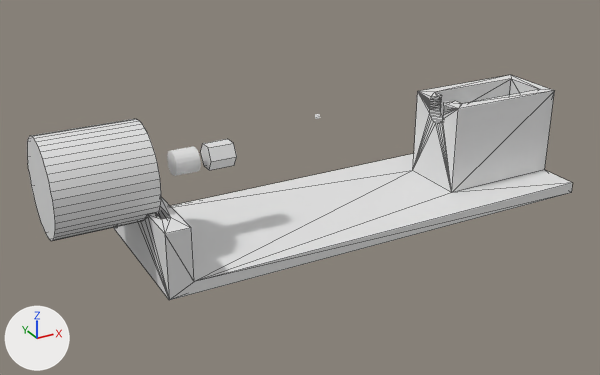
The Blender file parts/ballast/assembly.blend as it was, and as the next commit left it.
One viewpoint serves both versions: a 50 mm camera at (-99.7, -174.1, 82.6) aimed at (-5.5, -2.9, -3.0). Arrows for +X, +Y and +Z are at lower left; the lights stay in place. Mesh edges are drawn as thin lines on the coarser meshes.

Objects in the first picture: 'Ballast-Tray-V2', 'Cylinder', 'align pusher', 'align tray'.
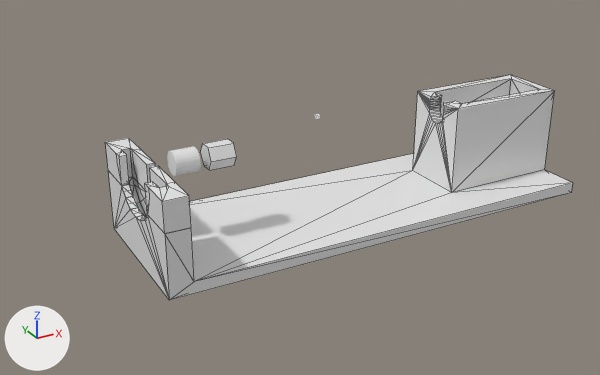
Location of each change, [x1, y1, x2, y2] in pixels of the pictures (600 x 375 px):
'Ballast-Tray-V2', reshaped
    before: [114, 75, 573, 300]
    after: [105, 75, 573, 300]
'Cylinder', hidden
    before: [27, 119, 161, 241]
part 1 of me_ballast_tray_v2, built on
    before: [147, 197, 191, 234]
    after: [105, 138, 191, 234]

Diff of the bpy script that builds the scene:
```diff
--- a/parts/ballast/assembly.blend.py
+++ b/parts/ballast/assembly.blend.py
@@ me_ballast_tray_v2 @@
 # used by ob_ballast_tray_v2; location = (13.5, -2.7, -6.3)
-me_ballast_tray_v2.from_pydata(...)  # 147 vertices, 274 faces; spans x -62.5..57.5, y -20.0..20.0, z -6.8..20.2
+me_ballast_tray_v2.from_pydata(...)  # 227 vertices, 354 faces; spans x -62.5..57.5, y -20.0..20.0, z -6.8..20.2
+# me_ballast_tray_v2 part 1
+# 28 faces are deleted
+# 64 vertices are added at x -62.5..-56.5, y -20.0..20.0, z 9.5..17.0
+# 16 new vertices lie (0.0, 0.0, 7.5) away from vertices in x -62.5..-56.5, y -20.0..20.0, z 9.5
+# 108 new faces join them
@@ ob_cylinder @@
 ob_cylinder = bpy.data.objects.new('Cylinder', me_cylinder_004)
-ob_cylinder.location = (-57.8, -2.7, 10.1)
+ob_cylinder.location = (-53.1, -2.7, 10.1)
 ob_cylinder.rotation_euler = (0.0, 1.571, 0.0)  # degrees (0, 90, 0)
 ob_cylinder.scale = (11.6, 11.6, 11.6)
+ob_cylinder.hide_viewport = True
```
